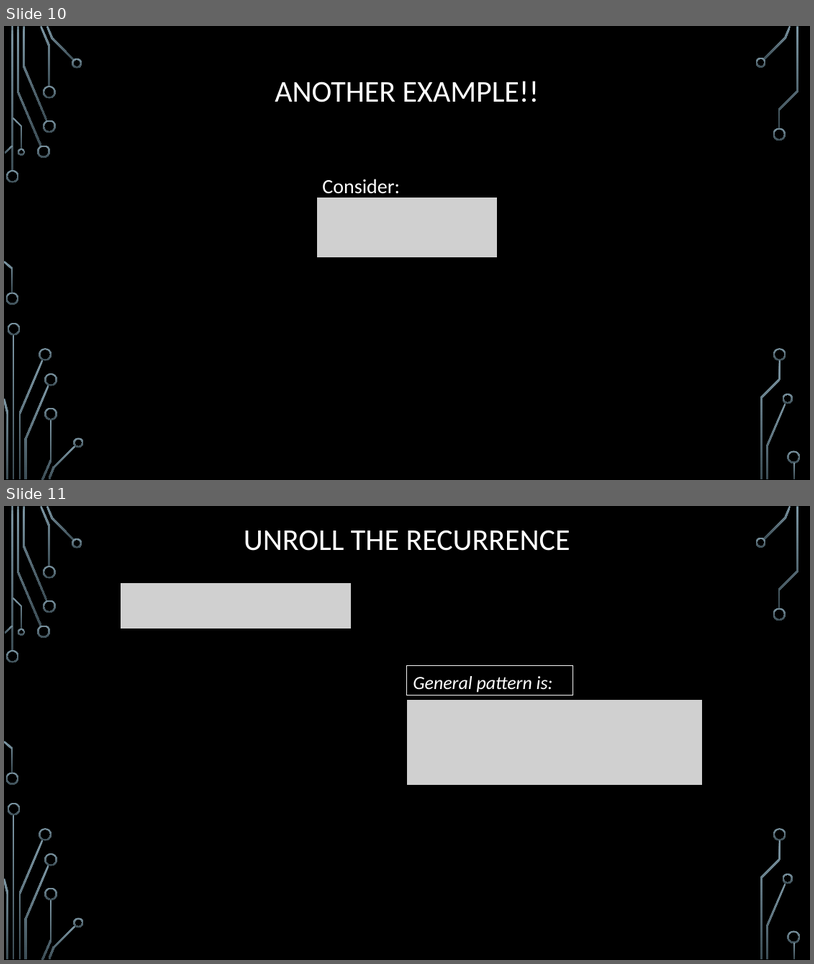
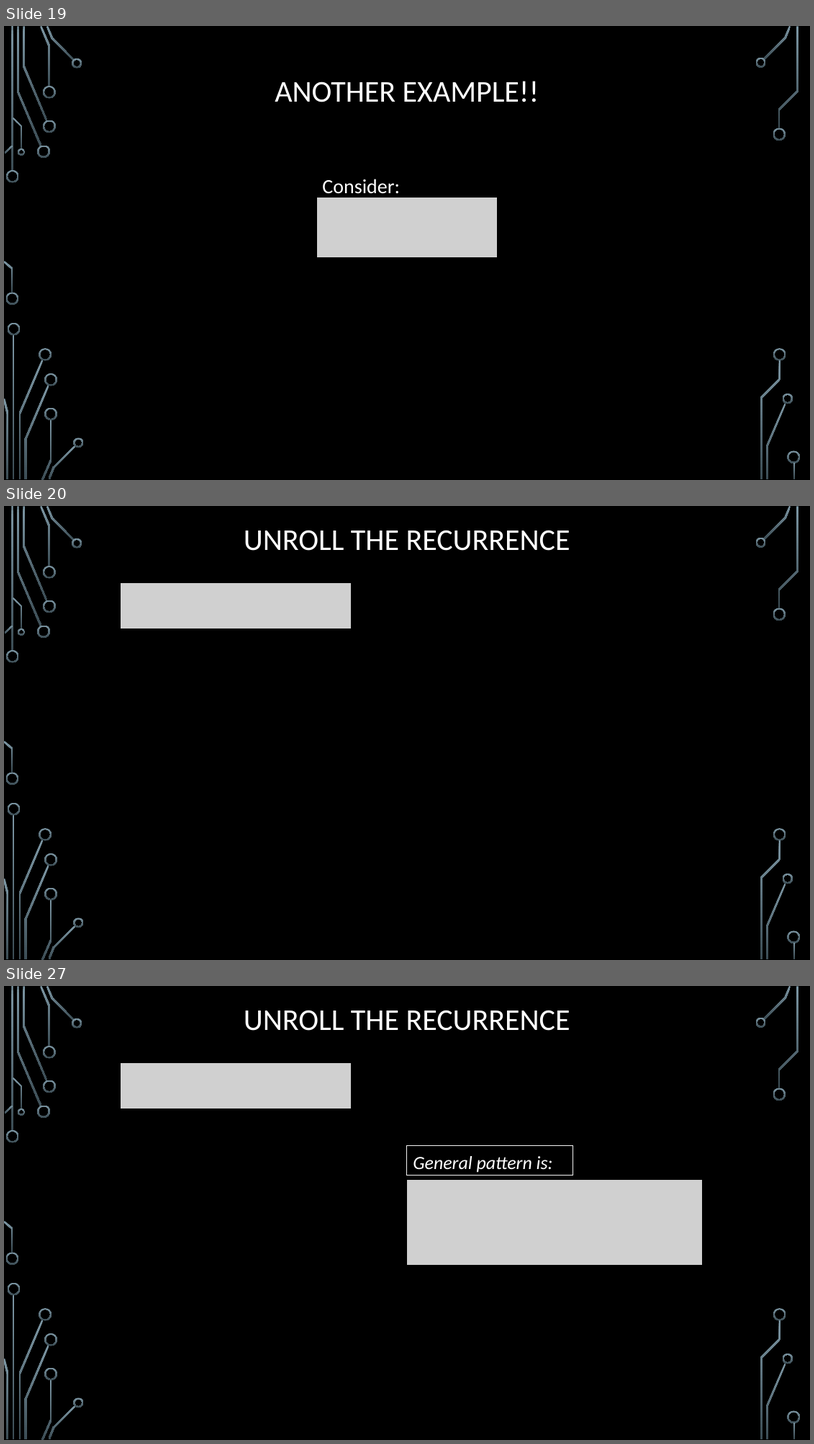
Before and after one commit to markfloryan/dsa2, a slide deck: slides/02-2-Recurrences.pptx. Shown one above the other, each under a label of ours: slides 10 and 11 before the commit, slides 19, 20 and 27 after it; the slides between them are not shown. The pictures are 814x964 and 814x1444 pixels, drawn with LibreOffice and Linux fonts; fonts in the diff are those of the drawing; grey boxes stand for pictures; background and template pictures are left out. Boxes give left, top, right and bottom in pixels: in the first picture for what was removed or moved away, otherwise in the second. Text is boxed around its words. In the diff, an @@ line names an element or a change of style, - is before the commit and + after.

```diff
--- a/slides/02-2-Recurrences.pptx
+++ b/slides/02-2-Recurrences.pptx
@@ slide 20 added at bbox=[4, 506, 810, 960], background picture (left out); not listed: 36 template elements that a slide beside it also shows @@
@@ title added at bbox=[244, 530, 571, 551], 36 pt, text #FFFFFF @@
+UNROLL THE RECURRENCE
@@ picture added at bbox=[121, 583, 352, 629] @@
@@ what was slide 10 is now slide 19 @@
@@ what was slide 11 is now slide 27 @@
```
Also in this commit, not shown: 20 other slides added, 2 other files.
